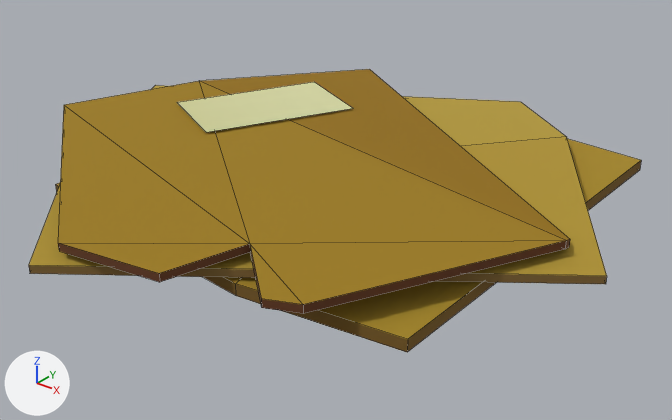
One commit to the FBX model Assets/Assets/Mesh/Waste/SM_Waste_Cardboard_02.fbx: the scene before it, then after it.
Both versions are drawn from a 50 mm lens placed at (0.604, -0.732, 0.415), pointed at (0.038, -0.024, -0.024). Arrows for +X, +Y and +Z are at lower left; the lights stay in place. The first picture is the older version. Mesh edges are drawn as thin lines. Where no turn or scale is listed for an object, it has been applied to the vertices.

In view in the first picture: 'SM_Waste_Cardboard_02'.
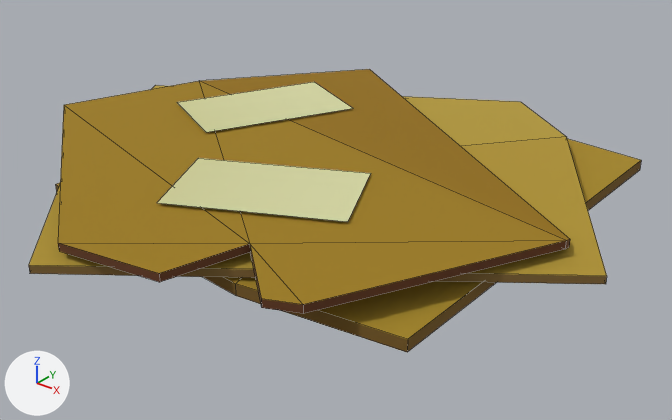
Where the change shows, as pixel boxes [x1, y1, x2, y2] in the pictures (672 x 420 px):
part 1 of me_plane_008, added (beige)
    after: [157, 158, 371, 222]

The edits, one by one:
me_plane_008 is used by ob_sm_waste_cardboard_02; location (0.0, 0.0, 0.0).
Verts and faces of me_plane_008; kept vertices keep their numbers, new ones are numbered from 48.
me_plane_008 had 48 vertices, 40 faces and spanned x -0.322..0.356, y -0.35..0.316, z -0.015..0.044.
me_plane_008 now has 52 vertices, 41 faces and spans x -0.322..0.356, y -0.35..0.316, z -0.015..0.044.
Part 1, on me_plane_008:
New vertex 48 is at (-0.063, -0.126, 0.044), pixel (198, 158).
New vertex 49 is at (-0.014, -0.225, 0.044), pixel (156, 202).
New vertex 50 is at (0.099, -0.046, 0.044), pixel (370, 173).
New vertex 51 is at (0.148, -0.145, 0.044), pixel (347, 221).
New faces: (48, 49, 51, 50).
